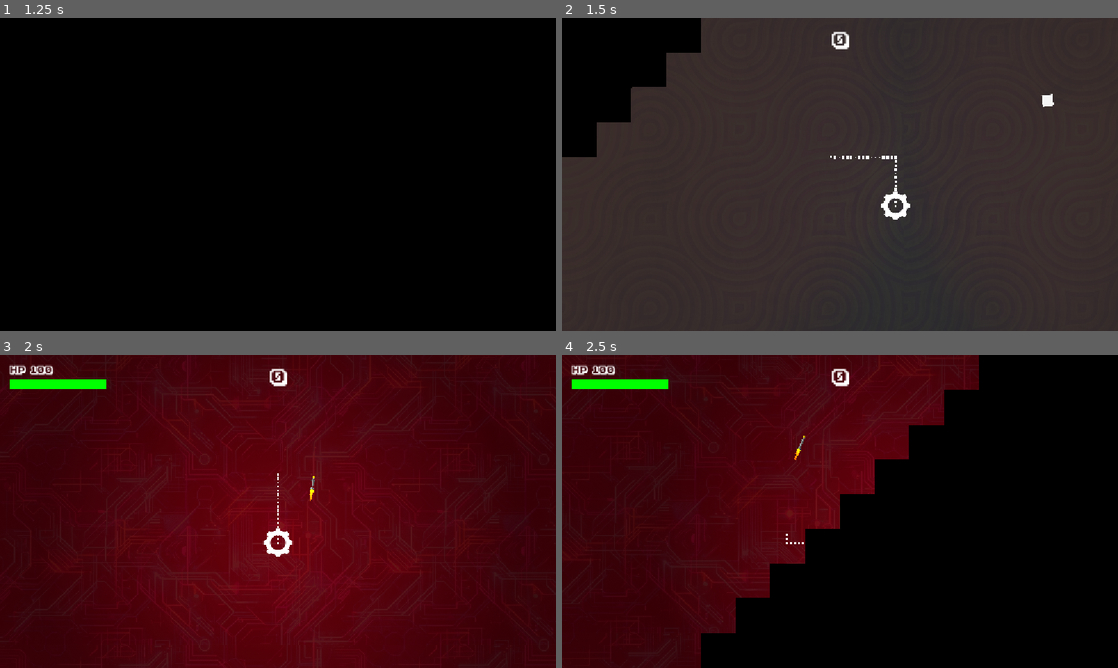
Above: before the commit, frames 1-4 (two rows, left to right).
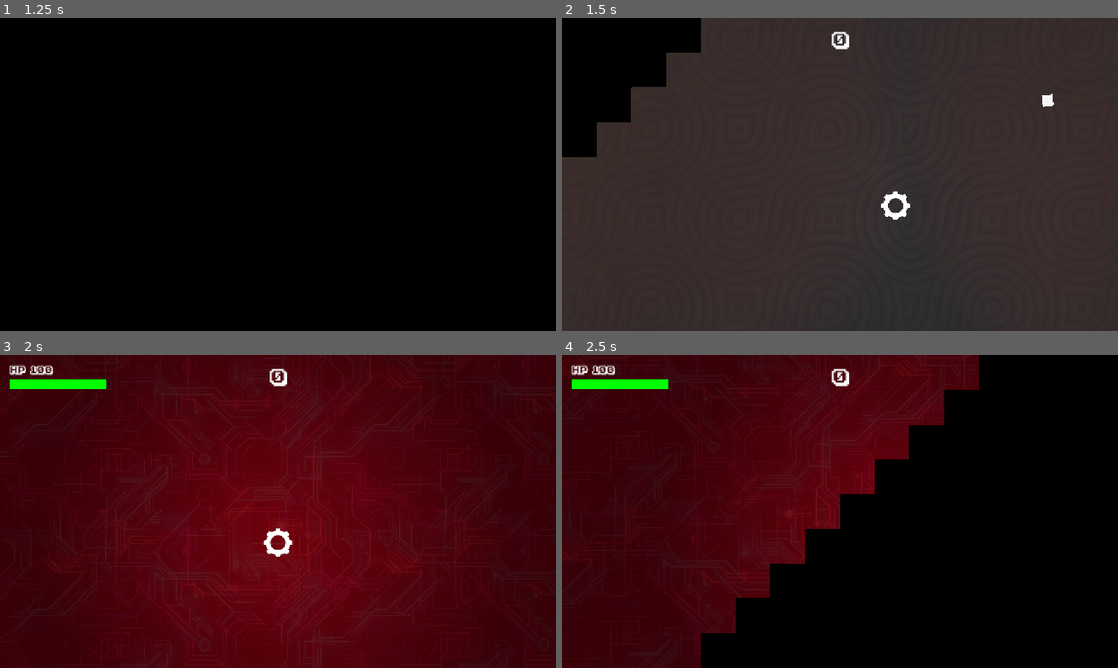
Above: after the commit, the same moments.

Repository: howardkam/Blockade
Game: Godot game, scene res://title.tscn
The game is run twice, just before and just after one commit, with the same random seed, the same clock (stepped at 60 frames per second) and the same inputs. Sound files missing from this copy of the repository are replaced by a short silence.
Inputs (mouse positions are in pixels of both pictures, inside the frame that each line leads up to):
- Up to frame 1 (1.25 s): tap Enter (start) at 0.5 s; move the mouse to (400, 158) at 0.52 s; hold D (right) from 0.53 s (still down); hold Enter (start) from 0.53 s (still down)
- Up to frame 2 (1.5 s): move the mouse to (728, 190) at 1.27 s; release D (right) at 1.28 s; release Enter (start) at 1.28 s; hold S (down) from 1.28 s (still down); tap Keypad Enter at 1.35 s
- Up to frame 3 (2 s): keep holding S (down)
- Up to frame 4 (2.5 s): move the mouse to (895, 442) at 2.02 s; release S (down) at 2.03 s; hold D (right) from 2.03 s (still down); hold Enter (start) from 2.03 s (still down)

Frame 1 is identical in both runs. In frame 2, less than 0.1% of the frame differs, in the area x 48-61%, y 44-61%; in frame 3, less than 0.1%; in frame 4, less than 0.1%.

Commit message:
Debugging

Diff:
--- a/enemy_diamond.gd
+++ b/enemy_diamond.gd
@@ -83,9 +83,10 @@
 			explosionsound.play()
 			explosionsound.finished.connect(explosionsound.queue_free)
 
-		var player = get_tree().get_first_node_in_group("player")
-		if player and player.has_method("add_score"):
-			player.add_score(pointvalue)
+		# Safe, local variable reference that won't shadow or alter class variable state
+		var target_player = get_tree().get_first_node_in_group("player")
+		if target_player and target_player.has_method("add_score"):
+			target_player.add_score(pointvalue)
 
 		spawn_score_label(pointvalue)
 
--- a/enemy_gigantor.gd
+++ b/enemy_gigantor.gd
@@ -69,8 +69,8 @@
 		explode(true)
 		return
 
-	# Reduce scale ratio per hit
-	current_scale_ratio -= (shrink_percentage / 100.0)
+	# Multiply shrink step by incoming damage amount
+	current_scale_ratio -= (shrink_percentage / 100.0) * damage_amount
 	modulate = Color.LAWN_GREEN
 
 	if current_scale_ratio <= min_scale_ratio:
--- a/enemy_plus.gd
+++ b/enemy_plus.gd
@@ -73,7 +73,7 @@
 		damage_amount = int(amount_or_from_bomb)
 
 	current_health -= damage_amount
-	modulate = Color.WEB_PURPLE
+	modulate = Color.PURPLE
 
 	if current_health <= 0:
 		# Play explosion sound only if destroyed normally and sounds are not suppressed
@@ -84,9 +84,10 @@
 			explosionsound.play()
 			explosionsound.finished.connect(explosionsound.queue_free)
 
-		var player = get_tree().get_first_node_in_group("player")
-		if player and player.has_method("add_score"):
-			player.add_score(pointvalue)
+		# Safe, local variable reference that won't shadow or alter class variable state
+		var target_player = get_tree().get_first_node_in_group("player")
+		if target_player and target_player.has_method("add_score"):
+			target_player.add_score(pointvalue)
 
 		spawn_score_label(pointvalue)
 
--- a/player.tscn
+++ b/player.tscn
@@ -118,7 +118,9 @@
 horizontal_alignment = 1
 
 [node name="CPUParticles2D" type="CPUParticles2D" parent="." unique_id=1105349902]
-amount = 100
+visible = false
+amount = 10
 lifetime = 0.5
+randomness = 1.0
 gravity = Vector2(0, 0)
 scale_amount_max = 5.0
--- a/world_1.gd
+++ b/world_1.gd
@@ -38,6 +38,7 @@
 var batches_spawned: int = 0
 var batch_timer: Timer = null
 var level_completed: bool = false
+var powerup_max_distance = 2000
 
 func _ready():
 	# Register active level path in Global
@@ -62,28 +63,25 @@
 	if not powerup_launcher_scene or initial_powerup_count <= 0:
 		return
 
-	for i in range(initial_powerup_count):
-		# Pick a completely random position anywhere within the world size boundaries
-		var spawn_pos = Vector2(
-			randf_range(spawn_area_min.x, spawn_area_max.x),
-			randf_range(spawn_area_min.y, spawn_area_max.y)
-		)
-
-		var powerup = powerup_launcher_scene.instantiate()
-		powerup.global_position = spawn_pos
-		add_child(powerup)
-
+	# Retrieve the active player reference
 	var target_player = player if player else get_tree().get_first_node_in_group("player")
 	var player_pos = target_player.global_position if target_player else Vector2.ZERO
 
 	for i in range(initial_powerup_count):
+		# Pick a random angle (0 to 360 degrees)
 		var angle = randf() * TAU
-		var distance = randf_range(300.0, 1500.0)
+
+		# Pick a random distance between safe_radius and powerup_max_distance
+		var distance = randf_range(safe_radius, powerup_max_distance)
+
+		# Calculate spawn position relative to player
 		var spawn_pos = player_pos + Vector2(cos(angle), sin(angle)) * distance
 
+		# Clamp position to stay within world bounds
 		spawn_pos.x = clamp(spawn_pos.x, spawn_area_min.x, spawn_area_max.x)
 		spawn_pos.y = clamp(spawn_pos.y, spawn_area_min.y, spawn_area_max.y)
 
+		# Instantiate powerup
 		var powerup = powerup_launcher_scene.instantiate()
 		powerup.global_position = spawn_pos
 		add_child(powerup)
@@ -154,4 +152,7 @@
 	if get_node_or_null("/root/Global"):
 		Global.go_to_level(next_level_scene)
 	else:
-		SceneManager.change_
+		SceneManager.change_scene(next_level_scene, {
+			"pattern": "squares",
+			"time": 1.0
+		})
--- a/world_1.tscn
+++ b/world_1.tscn
@@ -5,7 +5,6 @@
 [ext_resource type="FontFile" uid="uid://7ni0c1a0kdcu" path="res://Assets/ka1.ttf" id="2_font"]
 [ext_resource type="Texture2D" uid="uid://ber6fytsvmj8l" path="res://Assets/background-blue2.jpg" id="4_1wjj6"]
 [ext_resource type="AudioStream" uid="uid://bevvbsm6wtsm1" path="res://Assets/musictrack1.wav" id="4_kdx2d"]
-[ext_resource type="PackedScene" uid="uid://df0nuu8jos5s1" path="res://powerup_launcher.tscn" id="6_laaib"]
 
 [node name="World 1" type="Node2D" unique_id=1017488468]
 script = ExtResource("1_mqyi5")
@@ -57,6 +56,3 @@
 text = "LEVEL CLEARED"
 horizontal_alignment = 1
 vertical_alignment = 1
-
-[node name="powerup-launcher" parent="." unique_id=1228328914 instance=ExtResource("6_laaib")]
-position = Vector2(80, 69)
--- a/world_2.gd
+++ b/world_2.gd
@@ -38,6 +38,7 @@
 var batches_spawned: int = 0
 var batch_timer: Timer = null
 var level_completed: bool = false
+var powerup_max_distance = 2000
 
 func _ready():
 	# Register active level path in Global
@@ -61,13 +62,25 @@
 	if not powerup_launcher_scene or initial_powerup_count <= 0:
 		return
 
+	# Retrieve the active player reference
+	var target_player = player if player else get_tree().get_first_node_in_group("player")
+	var player_pos = target_player.global_position if target_player else Vector2.ZERO
+
 	for i in range(initial_powerup_count):
-		# Pick a completely random position anywhere within the world size boundaries
-		var spawn_pos = Vector2(
-			randf_range(spawn_area_min.x, spawn_area_max.x),
-			randf_range(spawn_area_min.y, spawn_area_max.y)
-		)
+		# Pick a random angle (0 to 360 degrees)
+		var angle = randf() * TAU
 
+		# Pick a random distance between safe_radius and powerup_max_distance
+		var distance = randf_range(safe_radius, powerup_max_distance)
+
+		# Calculate spawn position relative to player
+		var spawn_pos = player_pos + Vector2(cos(angle), sin(angle)) * distance
+
+		# Clamp position to stay within world bounds
+		spawn_pos.x = clamp(spawn_pos.x, spawn_area_min.x, spawn_area_max.x)
+		spawn_pos.y = clamp(spawn_pos.y, spawn_area_min.y, spawn_area_max.y)
+
+		# Instantiate powerup
 		var powerup = powerup_launcher_scene.instantiate()
 		powerup.global_position = spawn_pos
 		add_child(powerup)
